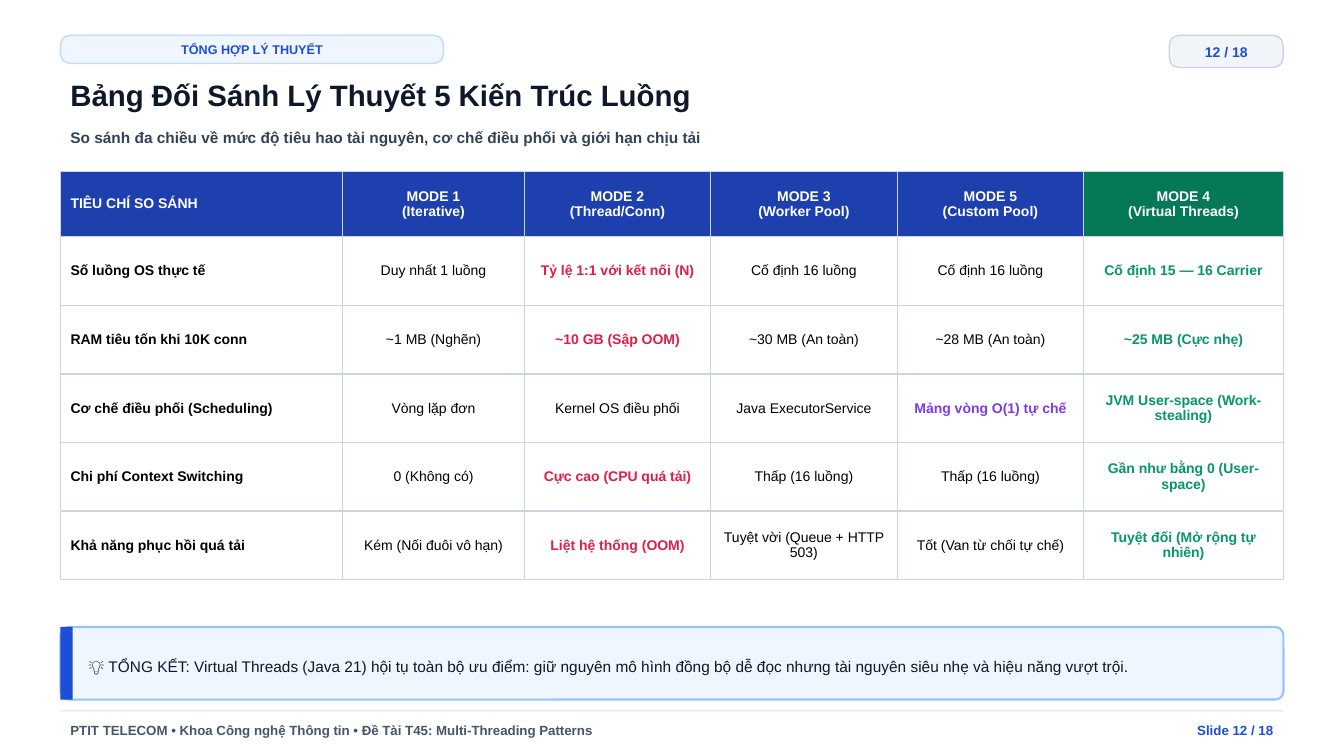
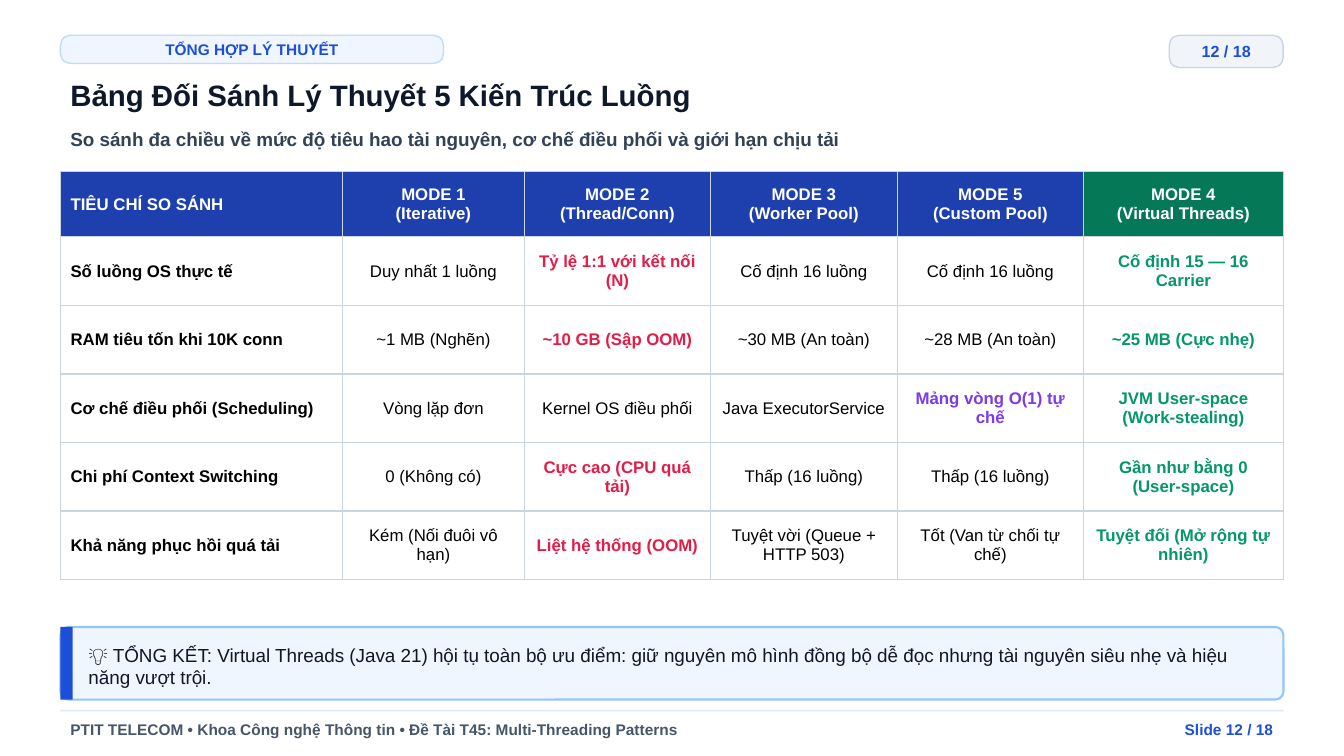
Before and after one commit to vinhseoo/Multi-threading-Patterns, a slide deck: slide 13 of docs/MultiThreading_Patterns_PTIT_T45_Editable.pptx. Drawn at 1344x756 pixels with LibreOffice and Linux fonts; fonts in the diff are those of the drawing. Boxes give left, top, right and bottom in pixels: in the first picture for what was removed or moved away, otherwise in the second. Text is boxed around its words. In the diff, an @@ line names an element or a change of style, - is before the commit and + after.

Commit message:
style(slides): tang kich thuoc font chu noi dung bento va subcard trong file PPTX de ro rang khi thuyet trinh

```diff
--- a/docs/MultiThreading_Patterns_PTIT_T45_Editable.pptx
+++ b/docs/MultiThreading_Patterns_PTIT_T45_Editable.pptx
@@ text "TỔNG HỢP LÝ THUYẾT" at (165, 43, 339, 58): size 9 to 11 pt @@
@@ text "12 / 18" at (1202, 45, 1251, 57): size 10 to 11.5 pt @@
@@ text "So sánh đa chiều về ..." at (70, 132, 839, 150): size 11 to 13.5 pt @@
@@ table at (60, 171, 1284, 605) @@
@@ size 10 to 12 pt @@
@@ text "💡 TỔNG KẾT: Virtual Threads ..." at (88, 647, 1228, 688): size 11 to 13.5 pt @@
@@ text "PTIT TELECOM • Khoa Công ..." at (70, 723, 678, 738): size 9.5 to 11 pt @@
@@ text "Slide 12 / 18" at (1185, 724, 1273, 735): size 9.5 to 11 pt @@
```
Also in this commit, not shown: 17 other slides changed, 6 other files.
